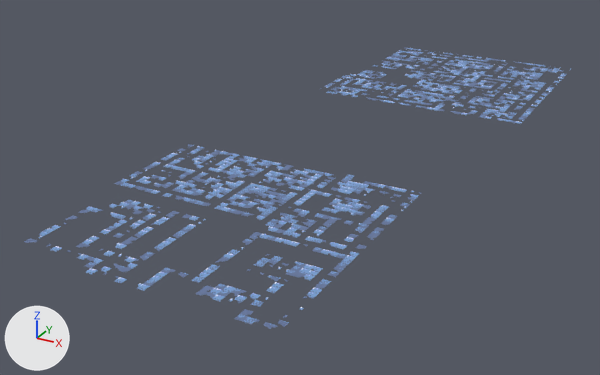
Two versions of the glTF model asset/crocotile3d/map2/ceiling.gltf, one commit apart.
The view is the same before and after, from a 50 mm camera at (187.0, -325.0, 176.0) aimed at (-40.0, 88.0, -30.0). Lighting does not change. The marker at lower left points along +X, +Y and +Z. Vertices at the same position are counted once.

Script lines for the objects in view, before the commit:
```python
me_mesh_0 = bpy.data.meshes.new('Mesh_0')
me_mesh_0.from_pydata(...)  # 2424 vertices, 3092 faces; spans x -96.0..68.0, y -96.0..332.0, z 0.0
me_mesh_0.materials.append(mat_2)
ob_ceiling = bpy.data.objects.new('ceiling', me_mesh_0)
ob_ceiling.location = (0.0, 0.0, 0.0)
```
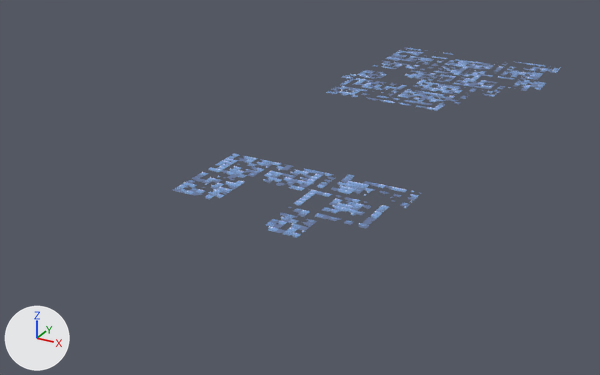
Diff of the bpy script that builds the scene:
```diff
--- a/asset/crocotile3d/map2/ceiling.gltf.py
+++ b/asset/crocotile3d/map2/ceiling.gltf.py
@@ me_mesh_0 @@
 # used by ob_ceiling; location = (0.0, 0.0, 0.0)
-me_mesh_0.from_pydata(...)  # 2424 vertices, 3092 faces; spans x -96.0..68.0, y -96.0..332.0, z 0.0
+me_mesh_0.from_pydata(...)  # 1400 vertices, 1916 faces; spans x -80.0..60.0, y -24.0..332.0, z 0.0
+# me_mesh_0 part 1: 694 vertices removed from x -96.0..52.0, y -96.0..52.0, z 0.0
+# me_mesh_0 part 2: 310 vertices removed from x -48.0..68.0, y 184.0..332.0, z 0.0
+# me_mesh_0 part 3: 20 vertices removed from x -80.0..-76.0, y 184.0..220.0, z 0.0
 me_mesh_0.materials.append(mat_2)
```

Pixel boxes [x1, y1, x2, y2] of what changed, in the pictures (600 x 375 px):
'ceiling', reshaped (28% narrower, 32% shorter): before [24, 48, 567, 329]; after [173, 48, 561, 238]
part 1 of me_mesh_0, deleted (blue): before [24, 144, 404, 329]
part 2 of me_mesh_0, deleted (blue): before [427, 52, 567, 124]
part 3 of me_mesh_0, deleted: before [320, 78, 344, 89]
